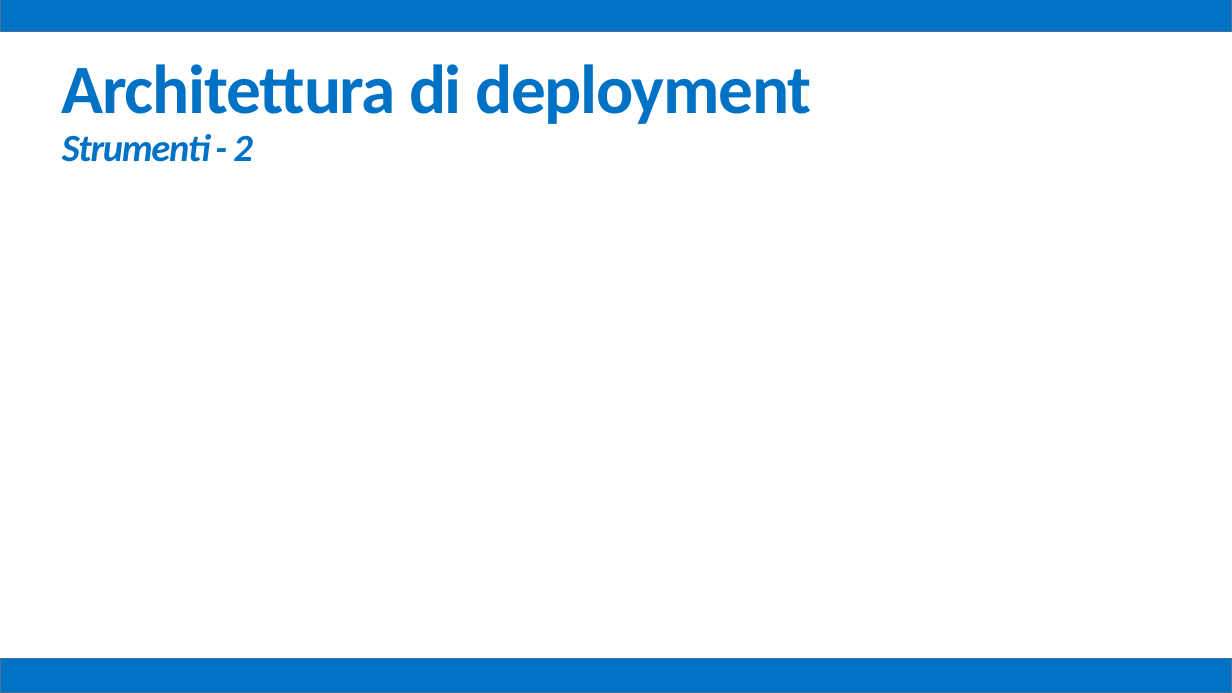
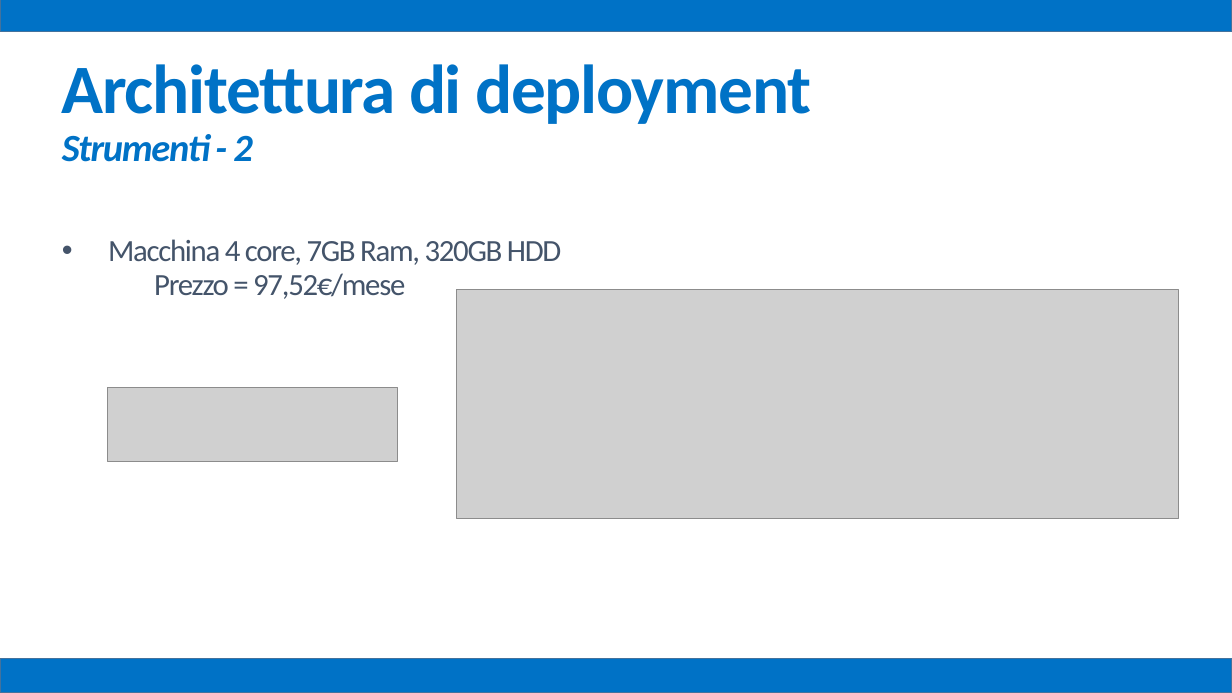
Before and after one commit to mz1991/ProgettoFebbraio2015, a slide deck: slide 36 of Febbraio 2015.pptx (slide 18 before the commit). Drawn at 1232x693 pixels with LibreOffice and Linux fonts; fonts in the diff are those of the drawing; grey boxes stand for pictures. Boxes give left, top, right and bottom in pixels: in the first picture for what was removed or moved away, otherwise in the second. Text is boxed around its words. In the diff, an @@ line names an element or a change of style, - is before the commit and + after.

Commit message:
Presentazione

```diff
--- a/Febbraio 2015.pptx
+++ b/Febbraio 2015.pptx
@@ text at <box>108,239,562,299</box>: paragraphs added @@
+• Macchina 4 core, 7GB Ram, 320GB HDD
+Prezzo = 97,52€/mese
@@ picture added at <box>457,290,1178,519</box> @@
@@ picture added at <box>108,387,397,462</box> @@
```
Also in this commit, not shown: 1 other slide changed, 19 slides added, 6 other files.
